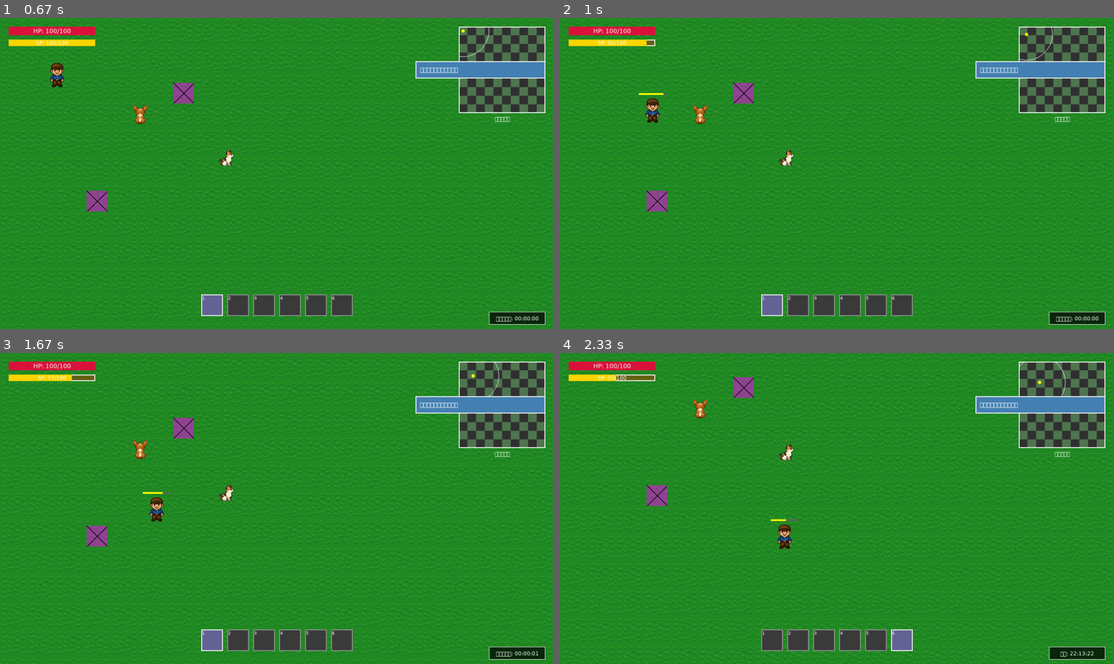
Above: before the commit, frames 1-4 (two rows, left to right).
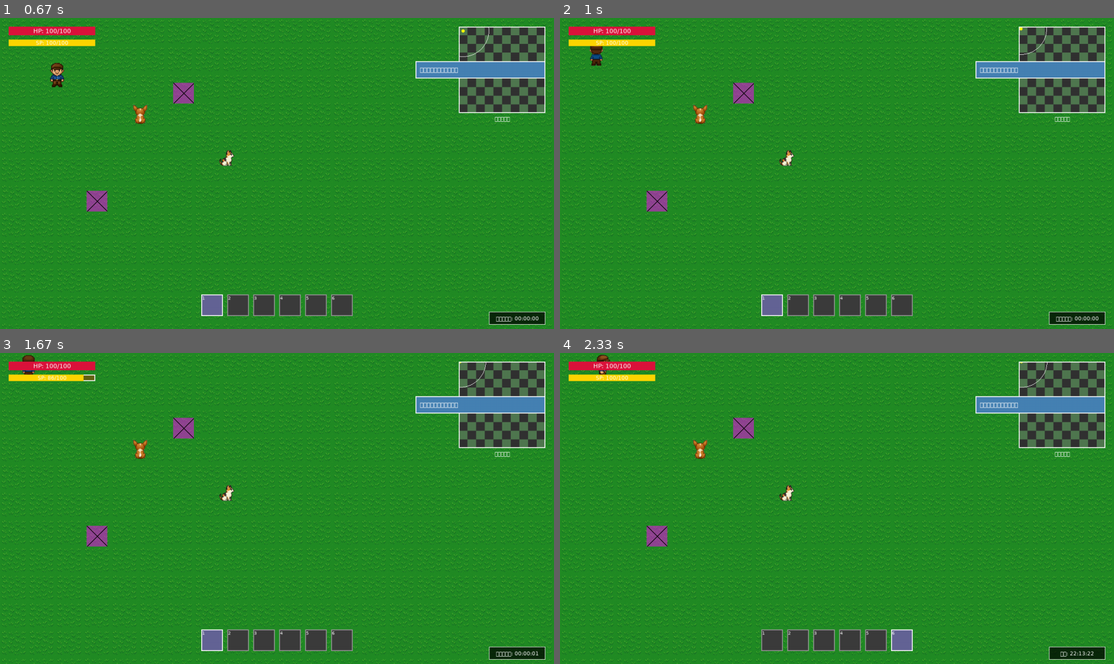
Above: after the commit, the same moments.

Repository: yuichi1000/mystery-pet-rescue
Game: pygame game, started from main.py
Two runs of this game, one before a commit and one after it. Both use one fixed random seed, a clock stepped at 60 frames per second and the inputs below.
Inputs (mouse positions are in pixels of both pictures, inside the frame that each line leads up to):
- Up to frame 1 (0.67 s): click "ゲーム開始" at 0.38 s
- Up to frame 2 (1 s): hold A from 0.67 s (still down); hold Up from 0.67 s (still down); move the mouse to (814, 185) at 0.7 s
- Up to frame 3 (1.67 s): release A at 1.13 s; release Up at 1.13 s; hold Shift 1.17-1.63 s; hold W 1.17-1.63 s
- Up to frame 4 (2.33 s): hold Up 1.67-2.13 s; move the mouse to (704, 511) at 1.7 s; tap 6 at 1.82 s; hold D from 2.17 s (still down); tap T at 2.32 s

Frame 1 is identical in both runs. In frame 2, 0.5% of the frame differs, in the area x 5-89%, y 2-34%; in frame 3, 0.4%; in frame 4, 7.5%, in the area x 0-100%, y 0-100%.

Commit message:
Fix player movement in main game
- Fix player input handling to use pygame.key.get_pressed() correctly
- Pass map_system to player.update() for collision detection
- Add debug output for player movement to verify input processing
- Ensure player movement works the same as in demo scripts

Diff:
--- a/src/entities/player.py
+++ b/src/entities/player.py
@@ -80,7 +80,7 @@
 
         return sprites
 
-    def update(self, time_delta: float, keys_pressed: set, map_system=None):
+    def update(self, time_delta: float, keys_pressed, map_system=None):
         """プレイヤーを更新"""
         # 入力処理
         self._handle_input(keys_pressed)
@@ -94,7 +94,7 @@
         # アニメーション更新
         self._update_animation(time_delta)
 
-    def _handle_input(self, keys_pressed: set):
+    def _handle_input(self, keys_pressed):
         """入力処理"""
         # 移動入力
         self.velocity_x = 0
@@ -102,31 +102,35 @@
         self.is_moving = False
 
         # 走行判定
-        self.is_running = pygame.K_LSHIFT in keys_pressed and self.stats.stamina > 0
+        self.is_running = keys_pressed[pygame.K_LSHIFT] and self.stats.stamina > 0
 
         # 移動速度決定
         current_speed = self.stats.run_speed if self.is_running else self.stats.speed
 
         # 方向入力
-        if pygame.K_LEFT in keys_pressed or pygame.K_a in keys_pressed:
+        if keys_pressed[pygame.K_LEFT] or keys_pressed[pygame.K_a]:
             self.velocity_x = -current_speed
             self.direction = Direction.LEFT
             self.is_moving = True
-
-        if pygame.K_RIGHT in keys_pressed or pygame.K_d in keys_pressed:
+            print(f"🏃 プレイヤー移動: LEFT (速度: {current_speed})")
+
+        if keys_pressed[pygame.K_RIGHT] or keys_pressed[pygame.K_d]:
             self.velocity_x = current_speed
             self.direction = Direction.RIGHT
             self.is_moving = True
-
-        if pygame.K_UP in keys_pressed or pygame.K_w in keys_pressed:
+            print(f"🏃 プレイヤー移動: RIGHT (速度: {current_speed})")
+
+        if keys_pressed[pygame.K_UP] or keys_pressed[pygame.K_w]:
             self.velocity_y = -current_speed
             self.direction = Direction.UP
             self.is_moving = True
-
-        if pygame.K_DOWN in keys_pressed or pygame.K_s in keys_pressed:
+            print(f"🏃 プレイヤー移動: UP (速度: {current_speed})")
+
+        if keys_pressed[pygame.K_DOWN] or keys_pressed[pygame.K_s]:
             self.velocity_y = current_speed
             self.direction = Direction.DOWN
             self.is_moving = True
+            print(f"🏃 プレイヤー移動: DOWN (速度: {current_speed})")
 
         # 斜め移動の速度調整
         if self.velocity_x != 0 and self.velocity_y != 0:
--- a/src/scenes/game.py
+++ b/src/scenes/game.py
@@ -186,7 +186,7 @@
 
         # プレイヤー更新
         keys_pressed = pygame.key.get_pressed()
-        self.player.update(time_delta, keys_pressed)
+        self.player.update(time_delta, keys_pressed, self.map_system)
 
         # カメラ更新
         self._update_camera()
